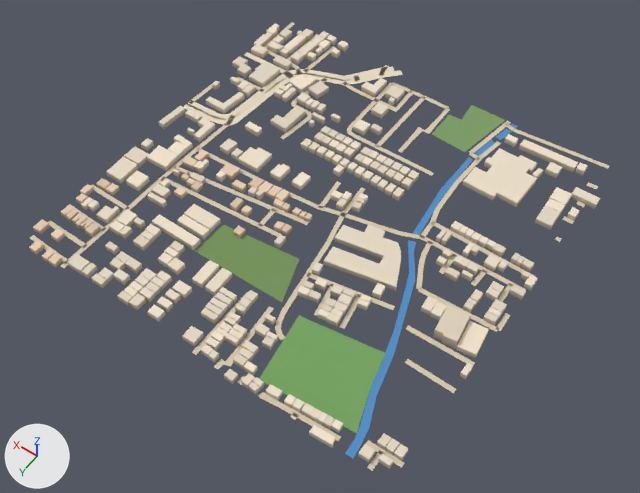
Two versions of the glTF model public/assets/bengaluru-region-v1/tiles/t18_13-l1.glb, one commit apart.
The view is the same before and after, from a 50 mm lens placed at (8856.0, 7318.0, 803.0), pointed at (9232.0, 6791.0, -25.0). The lights are fixed; the arrows at lower left show +X, +Y and +Z. The older version comes first. Vertices at exactly the same position are counted once.

Names of what the first picture shows: 'building', 'ground', 'water'.
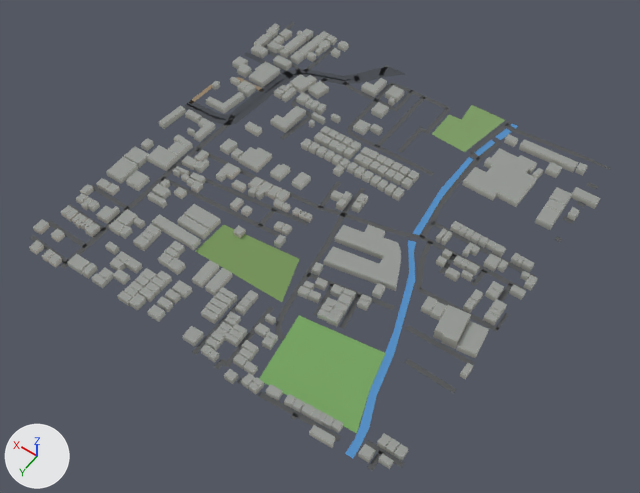
Boxes [x1, y1, x2, y2] around the edits, measured in the pictures (640 x 493 px; the box of a moved part takes in the faces that stretch with it):
'ground', reshaped: before [30, 22, 609, 471]; after [30, 22, 611, 471]
part 1 of me_building, recoloured (darker): [29, 24, 600, 469] in both
part 2 of me_ground, moved or reshaped: before [375, 66, 609, 169]; after [376, 67, 611, 169]
part 3 of me_ground, moved or reshaped: [222, 221, 535, 406] in both
part 4 of me_ground, moved or reshaped: before [30, 184, 130, 268]; after [30, 184, 130, 269]
part 5 of me_ground, moved or reshaped: before [184, 104, 255, 125]; after [184, 93, 255, 125]
part 6 of me_ground, moved or reshaped: before [264, 22, 295, 49]; after [264, 22, 295, 48]
part 7 of me_ground, recoloured: [30, 22, 598, 468] in both

What changed in the scene script:
```text
Change me_building:
    used by ob_building; location = (9000.0, 6500.0, 0.0)
    remove me_building.from_pydata(...)  # 2648 vertices, 3354 faces; spans x -11.0..505.0, y -3.0..504.0, z 0.0..15.0
    add me_building.from_pydata(...)  # 2648 vertices, 4054 faces; spans x -11.0..505.0, y -3.0..504.0, z 0.0..15.0
    me_building part 1: 3354 kept faces spanning x -11.0..505.0, y -3.0..504.0, z 0.0..15.0 get new vertex colours
Change me_ground:
    used by ob_ground; location = (9000.0, 6500.0, 0.0)
    remove me_ground.from_pydata(...)  # 719 vertices, 595 faces; spans x -3.0..500.0, y -3.0..501.0, z 1.0
    add me_ground.from_pydata(...)  # 723 vertices, 599 faces; spans x 0.0..500.0, y 0.0..500.0, z 1.0
    me_ground part 2: 12 vertices moved from x 97.0..313.0, y -3.0..79.0, z 1.0 to x 92.0..324.0, y 0.0..81.0, z 1.0; 8 vertices removed from x 2.0..320.0, y -3.0..8.0, z 1.0; 9 vertices added at x 0.0..310.0, y 0.0..7.0, z 1.0
    me_ground part 3: 18 vertices moved from x -3.0..212.0, y 200.0..501.0, z 1.0 to x 0.0..211.0, y 200.0..500.0, z 1.0; 1 vertex removed from x 0.0, y 292.0, z 1.0; 1 vertex added at x 0.0, y 291.0, z 1.0
    me_ground part 4: 5 vertices moved from x 442.0..470.0, y 429.0..500.0, z 1.0 to x 435.0..476.0, y 429.0..500.0, z 1.0; 6 vertices removed from x 436.0..469.0, y 390.0..500.0, z 1.0; 6 vertices added at x 435.0..473.0, y 390.0..500.0, z 1.0
    me_ground part 5: 3 vertices moved from x 424.0..500.0, y 205.0..215.0, z 1.0 to x 424.0..500.0, y 204.0..225.0, z 1.0; 1 vertex removed from x 500.0, y 224.0, z 1.0; 2 vertices added at x 500.0, y 200.0..214.0, z 1.0
    me_ground part 6: 1 vertex moved from x 489.0, y 34.0, z 1.0 to x 489.0, y 13.0, z 1.0; 1 vertex removed from x 483.0, y 34.0, z 1.0; 3 vertices added at x 483.0..489.0, y 13.0..40.0, z 1.0
    me_ground part 7: 463 kept faces spanning x 0.0..500.0, y 0.0..500.0, z 1.0 get new vertex colours; the middle colour goes from beige #d7c9ae to dark grey #535556
```
